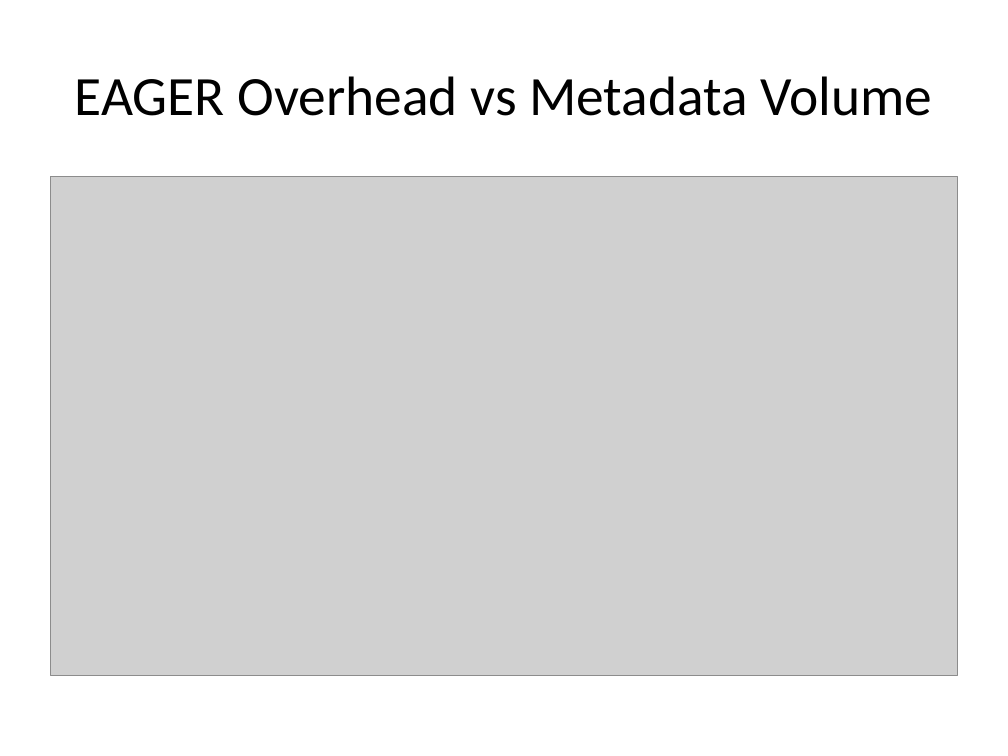
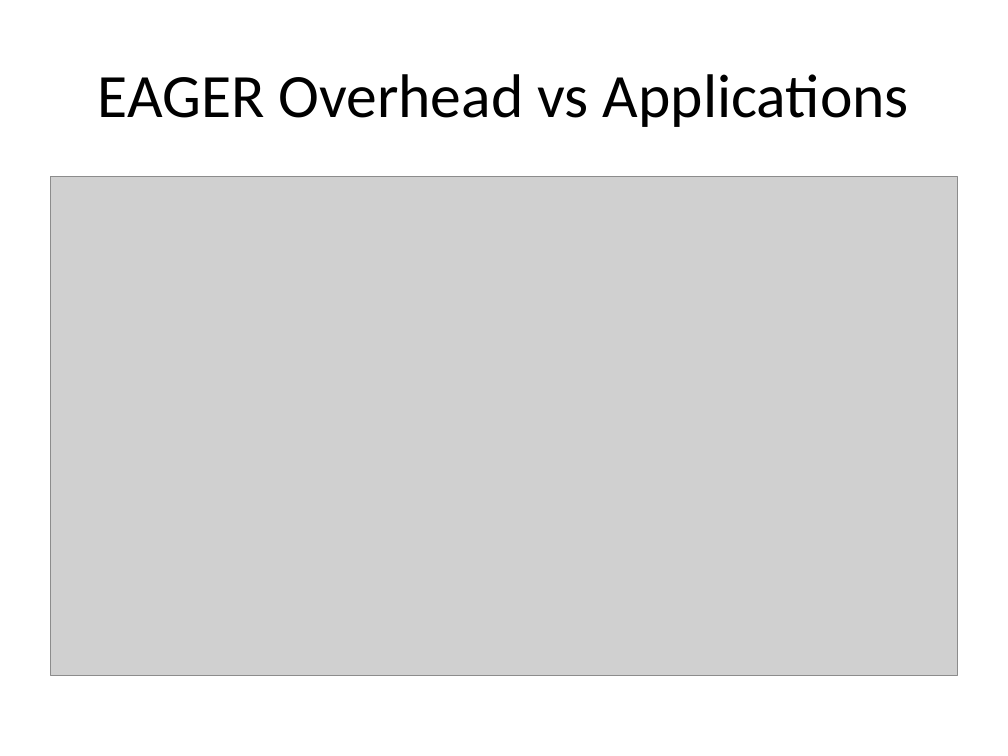
Before and after one commit to Dithn/eager-appscale, a slide deck: slide 15 of Eager/elk-experiment/appserver/system_design.pptx (slide 22 before the commit). Drawn at 1008x756 pixels with LibreOffice and Linux fonts; fonts in the diff are those of the drawing; grey boxes stand for pictures. Boxes give left, top, right and bottom in pixels: in the first picture for what was removed or moved away, otherwise in the second. Text is boxed around its words. In the diff, an @@ line names an element or a change of style, - is before the commit and + after.

```diff
--- a/Eager/elk-experiment/appserver/system_design.pptx
+++ b/Eager/elk-experiment/appserver/system_design.pptx
@@ title at box(98, 74, 909, 127): text changed; size 39.6 to 44 pt @@
-EAGER Overhead vs Metadata Volume
+EAGER Overhead vs Applications
```
Also in this commit, not shown: 1 other slide changed.
